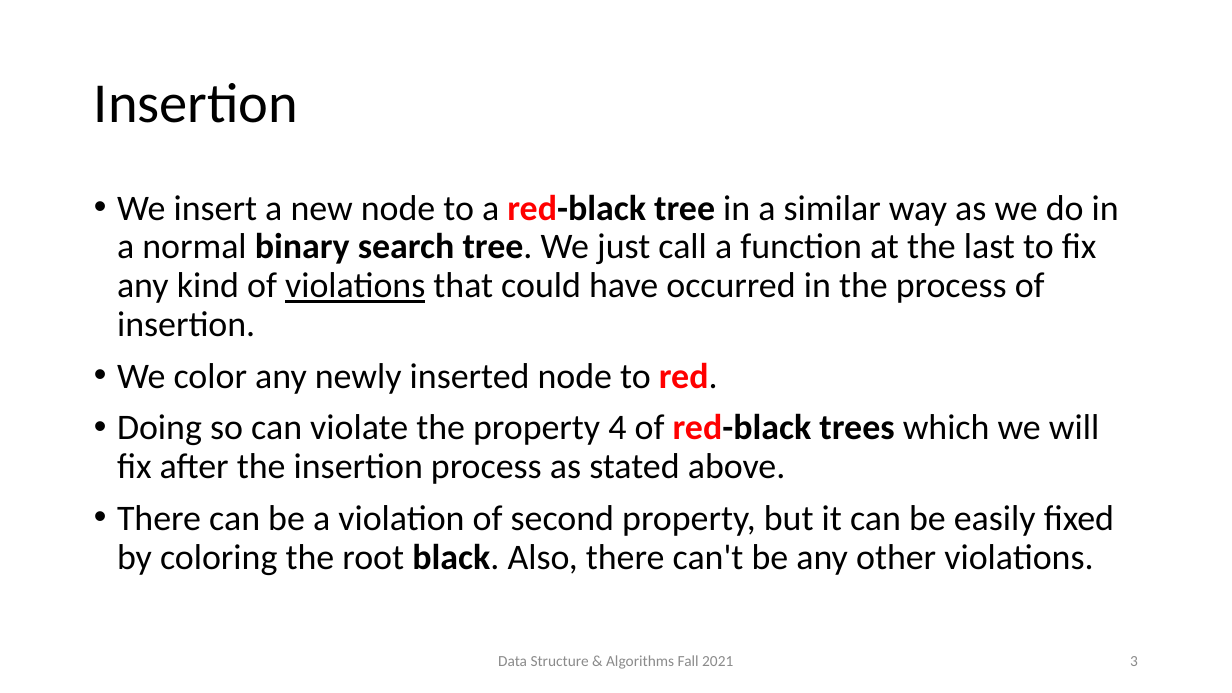
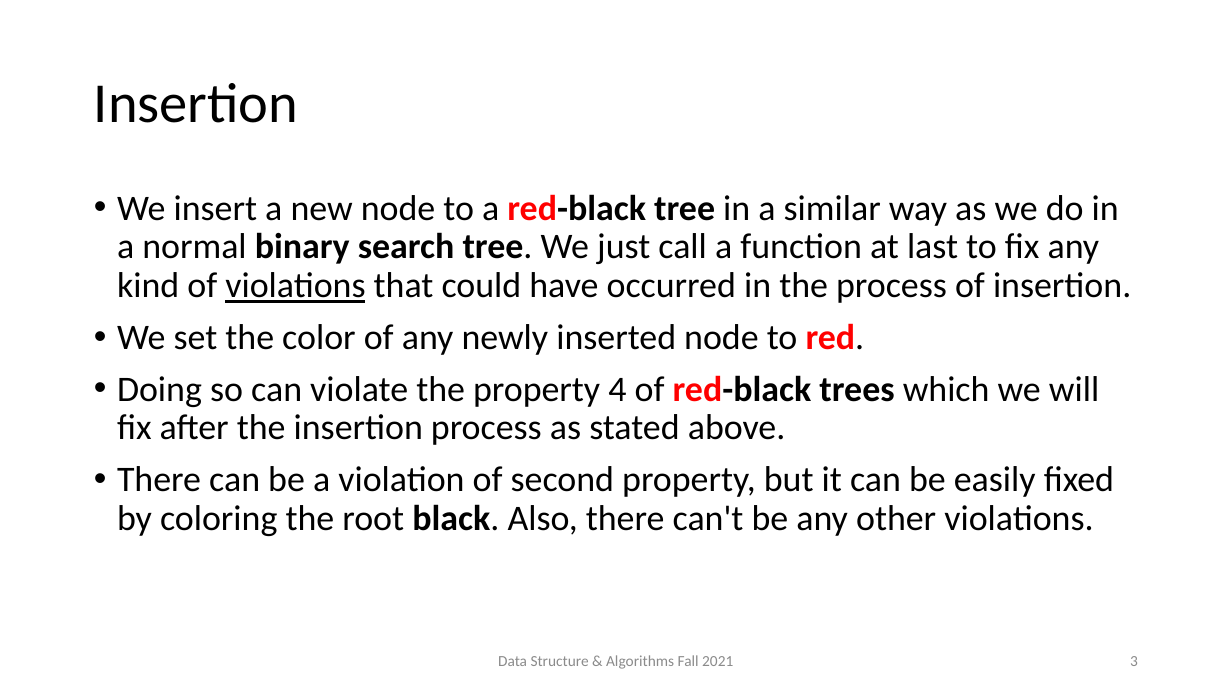
Before and after one commit to AUT-CEIT-Archive/CE203-DS-TA, a slide deck: slide 3 of slides/13_RBT-Insert.pptx. Drawn at 1232x693 pixels with LibreOffice and Linux fonts; fonts in the diff are those of the drawing. Boxes give left, top, right and bottom in pixels: in the first picture for what was removed or moved away, otherwise in the second. Text is boxed around its words. In the diff, an @@ line names an element or a change of style, - is before the commit and + after.

Commit message:
rbt insert edited

```diff
--- a/slides/13_RBT-Insert.pptx
+++ b/slides/13_RBT-Insert.pptx
@@ text at bbox=[117, 194, 1131, 355]: text changed @@
-• We insert a new node to a red-black tree in a similar way as we do in a normal binary search tree. We just call a function at the last to fix any kind of violations that could have occurred in the process of insertion.
-• We color any newly inserted node to red.
+• We insert a new node to a red-black tree in a similar way as we do in a normal binary search tree. We just call a function at last to fix any kind of violations that could have occurred in the process of insertion.
+• We set the color of any newly inserted node to red.
```
Also in this commit, not shown: 7 other slides changed.
